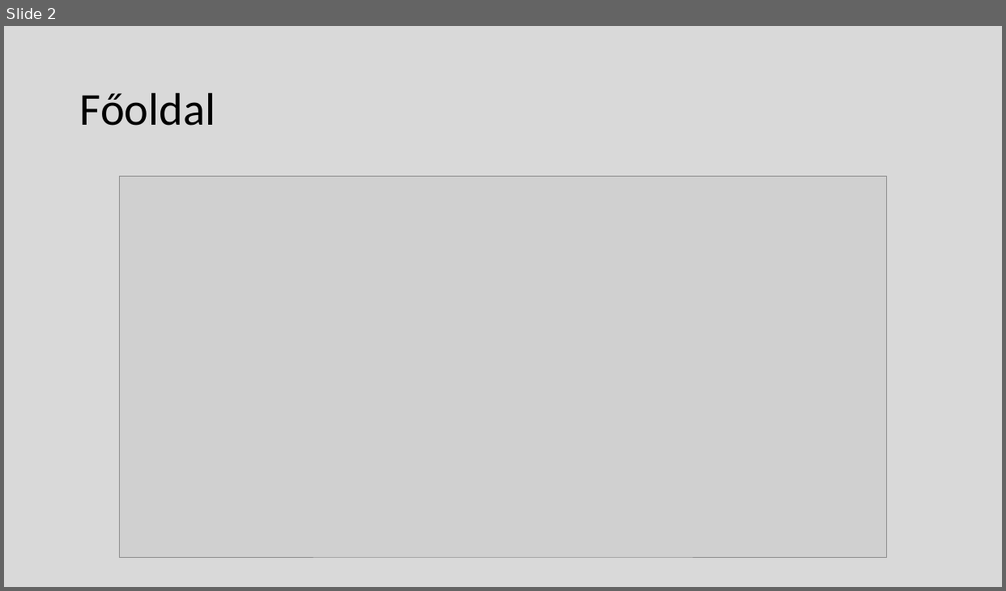
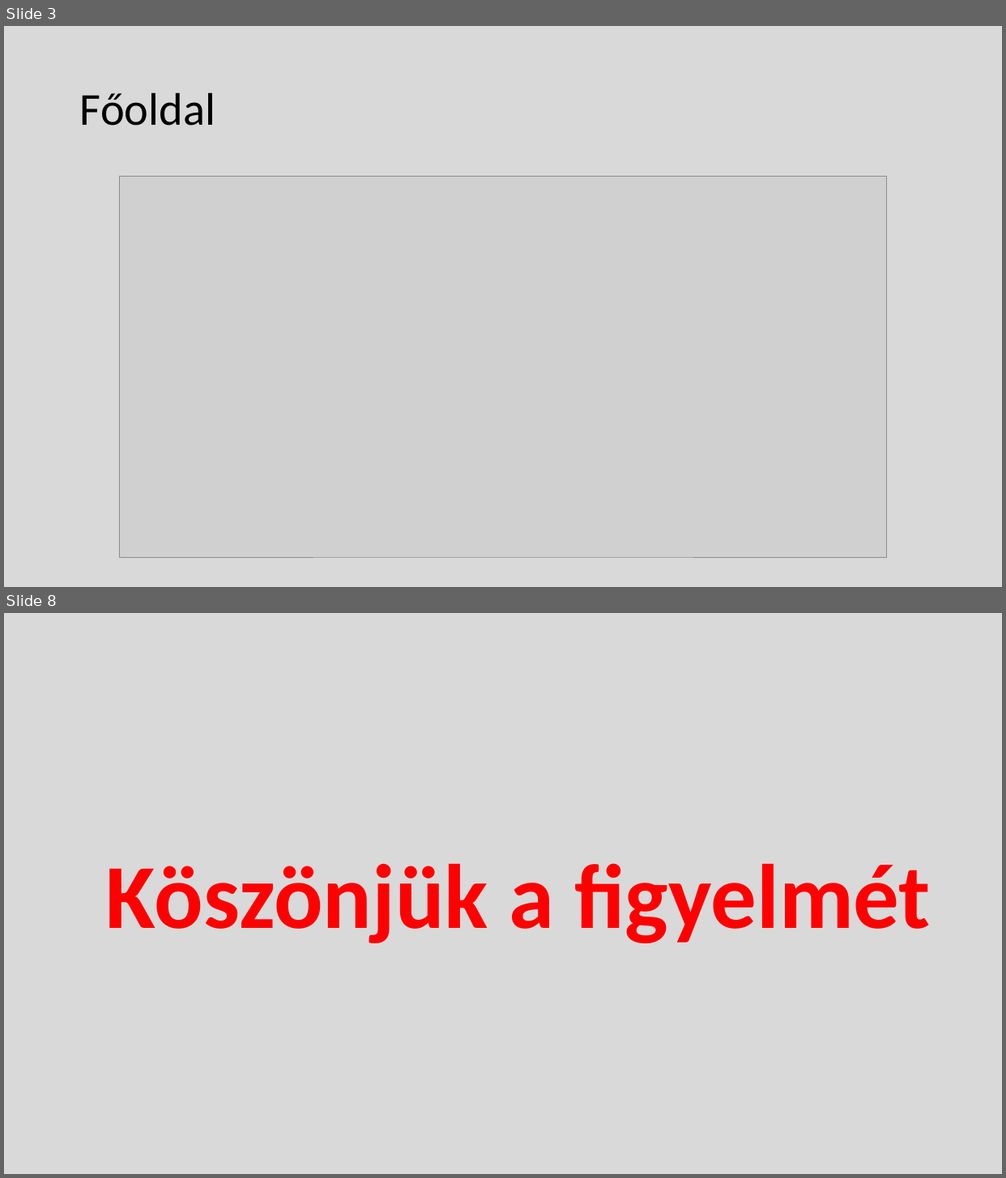
Before and after one commit to petinagy01/csilla-ora, a slide deck: Virágbolt.pptx. Shown one above the other, each under a label of ours: slide 2 before the commit, slides 3 and 8 after it; the slides between them are not shown. The pictures are 1006x591 and 1006x1178 pixels, drawn with LibreOffice and Linux fonts; fonts in the diff are those of the drawing; grey boxes stand for pictures. Boxes give left, top, right and bottom in pixels: in the first picture for what was removed or moved away, otherwise in the second. Text is boxed around its words. In the diff, an @@ line names an element or a change of style, - is before the commit and + after.

```diff
--- a/Virágbolt.pptx
+++ b/Virágbolt.pptx
@@ slide 8 added at bbox=[4, 613, 1002, 1174], background #D9D9D9 @@
@@ title added at bbox=[106, 863, 931, 943], 88 pt, text #FF0000, bold @@
+Köszönjük a figyelmét
@@ what was slide 2 is now slide 3 @@
```
Also in this commit, not shown: 5 other slides added, 1 slide removed.
